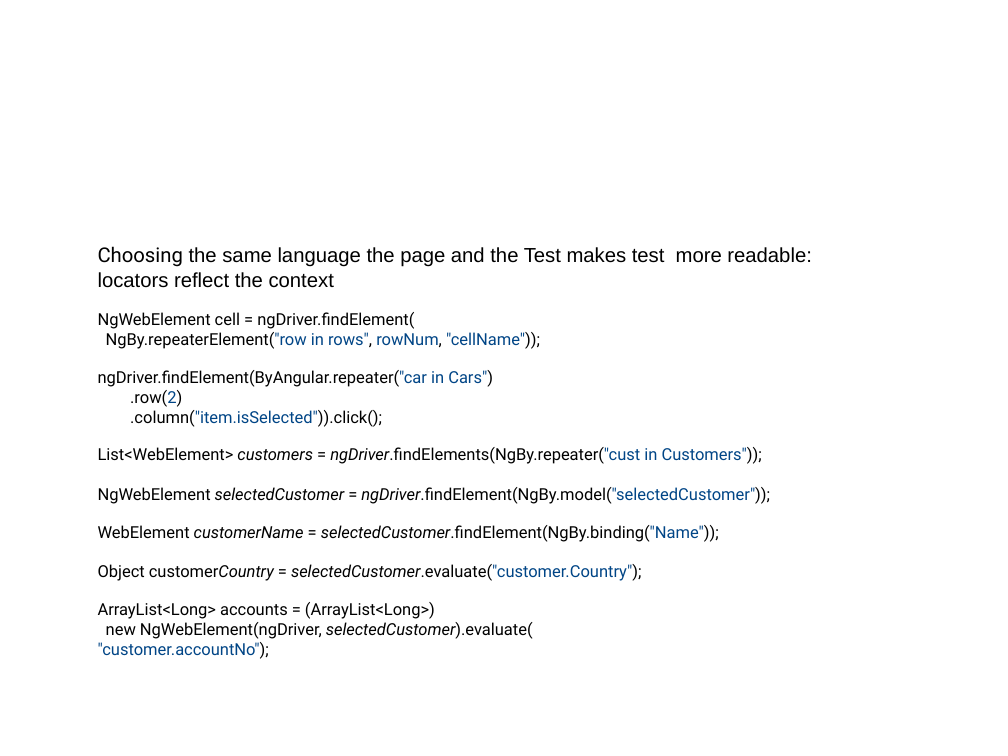
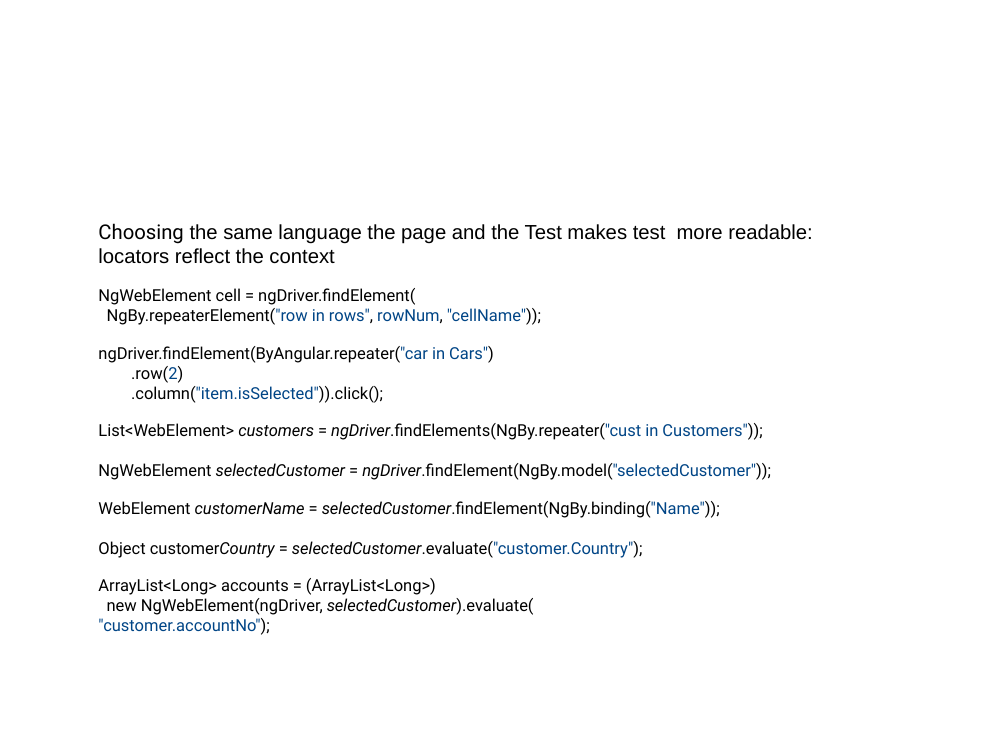
Before and after one commit to sergueik/selenium_java, a slide deck: slide 17 of protractor/jProtractor.odp (slide 16 before the commit). Drawn at 1008x756 pixels with LibreOffice and Linux fonts; fonts in the diff are those of the drawing; background and template pictures are left out. Boxes give left, top, right and bottom in pixels: in the first picture for what was removed or moved away, otherwise in the second. Text is boxed around its words. In the diff, an @@ line names an element or a change of style, - is before the commit and + after.

```diff
--- a/protractor/jProtractor.odp
+++ b/protractor/jProtractor.odp
@@ text "Choosing the same language the ...": place and size @@
-text "Choosing the same language the ..." at bbox=[98, 246, 811, 659]
+text "Choosing the same language the ..." at bbox=[98, 223, 812, 635]
```
Also in this commit, not shown: 5 other slides changed, 1 slide added, 1 other file.
